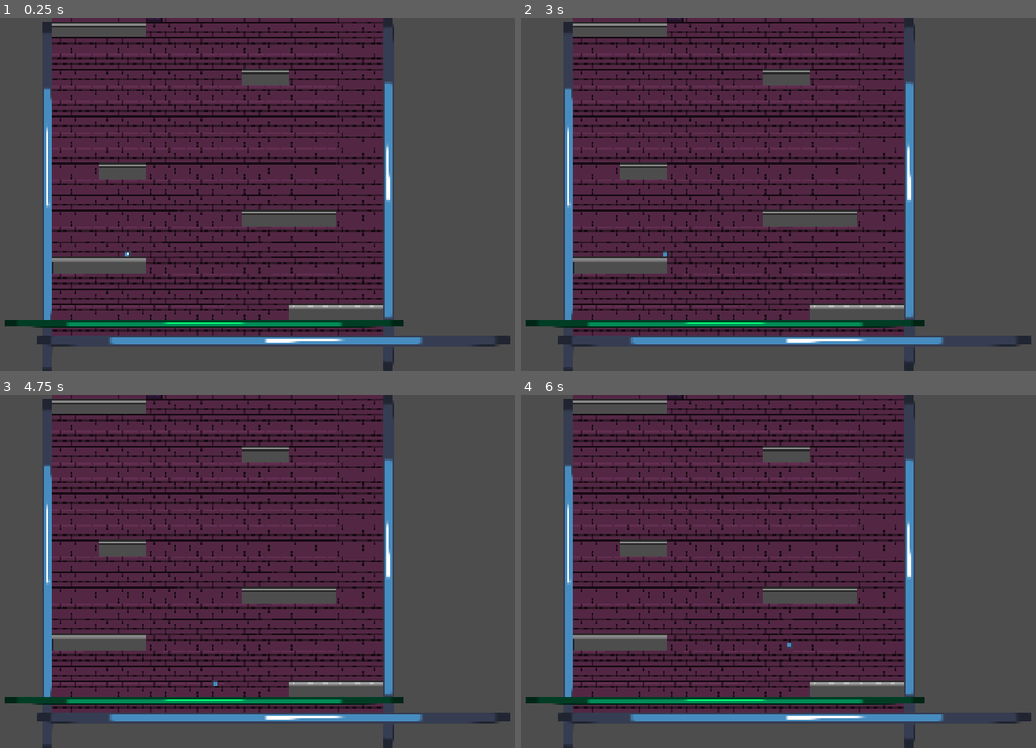
Above: before the commit, frames 1-4 (two rows, left to right).
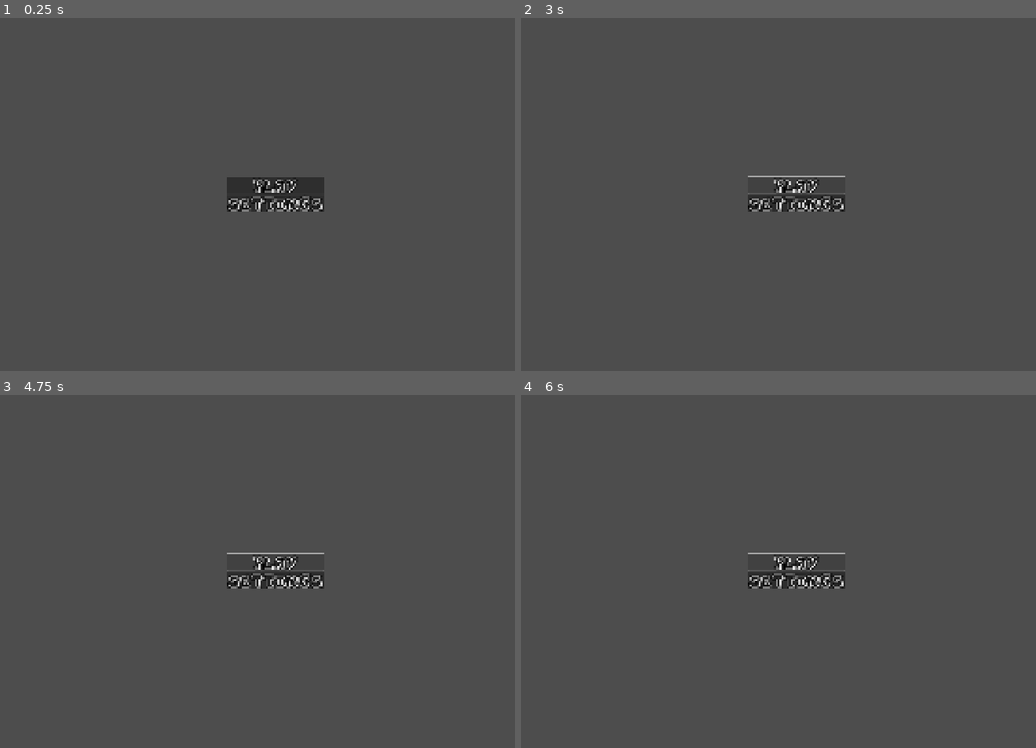
Above: after the commit, the same moments.

Repository: mokoszerosy/giera-dzamik-v4
Game: Godot game, scene res://scenes/main_menu.tscn
The game is run twice, just before and just after one commit, with the same random seed, the same clock (stepped at 60 frames per second) and the same inputs. Before the commit the project starts from res://scenes/levels/base_level.tscn. The engine's default icon, where the game draws it, is replaced by a stand-in: a white triangle on a blue panel in a dark square.
Inputs (mouse positions are in pixels of both pictures, inside the frame that each line leads up to):
- Up to frame 1 (0.25 s): no input
- Up to frame 2 (3 s): click (799, 205) at 0.5 s, where only the run after the commit has a clickable "Settings"; click (799, 183) at 1.25 s, where only the run after the commit has a clickable "Play"; click (799, 183) at 2 s, where only the run after the commit has a clickable "Play"; tap Enter at 2.75 s; hold Right (move_right) from 2.78 s (still down)
- Up to frame 3 (4.75 s): tap Space (jump) at 3.02, 3.5, 3.77 s; tap Enter at 4.25 s; release Right (move_right) at 4.28 s; hold A (move_left) from 4.28 s (still down)
- Up to frame 4 (6 s): tap Space (jump) at 5, 5.27 s; release A (move_left) at 5.03 s; hold Right (move_right) from 5.03 s (still down); tap Enter at 5.75 s

The runs differ from the first frame. In frame 1, 59% of the frame differs, in the area x 0-100%, y 0-100%; in frame 2, 59%; in frame 3, 59%; in frame 4, 59%.

Commit message:
feat: Main Menu and Theme

Diff:
--- a/gieranadzamik4/project.godot
+++ b/gieranadzamik4/project.godot
@@ -11,7 +11,7 @@
 [application]
 
 config/name="gieranadzamik4"
-run/main_scene="uid://csdp0oxlcrt83"
+run/main_scene="uid://yhlottcg7jsj"
 config/features=PackedStringArray("4.7", "Forward Plus")
 config/icon="res://icon.svg"
 
--- a/gieranadzamik4/scenes/main_menu.tscn
+++ b/gieranadzamik4/scenes/main_menu.tscn
@@ -1,4 +1,6 @@
 [gd_scene format=3 uid="uid://yhlottcg7jsj"]
+
+[ext_resource type="PackedScene" uid="uid://d4bldso6tnsew" path="res://scenes/sound_button.tscn" id="1_l6cm7"]
 
 [node name="MainMenu" type="Control" unique_id=709028664]
 layout_mode = 3
@@ -7,3 +9,26 @@
 anchor_bottom = 1.0
 grow_horizontal = 2
 grow_vertical = 2
+
+[node name="VBoxContainer" type="VBoxContainer" parent="." unique_id=1692473322]
+layout_mode = 1
+anchors_preset = 8
+anchor_left = 0.5
+anchor_top = 0.5
+anchor_right = 0.5
+anchor_bottom = 0.5
+offset_left = -20.0
+offset_top = -20.0
+offset_right = 20.0
+offset_bottom = 20.0
+grow_horizontal = 2
+grow_vertical = 2
+
+[node name="SoundButton" parent="VBoxContainer" unique_id=310435706 instance=ExtResource("1_l6cm7")]
+layout_mode = 2
+text = "Play"
+transfer = "/home/maks/Dokumenty/GitHub/giera-dzamik-v4/gieranadzamik4/scenes/levels/base_level.tscn"
+
+[node name="SoundButton2" parent="VBoxContainer" unique_id=449613381 instance=ExtResource("1_l6cm7")]
+layout_mode = 2
+text = "Settings"
